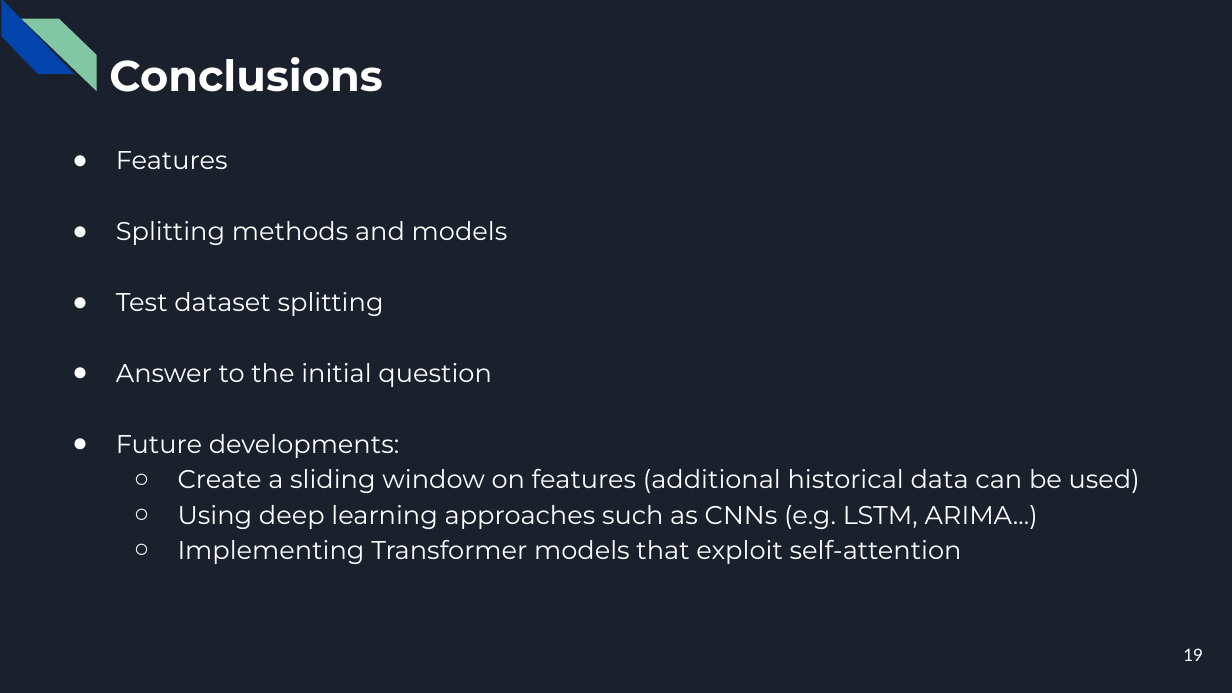
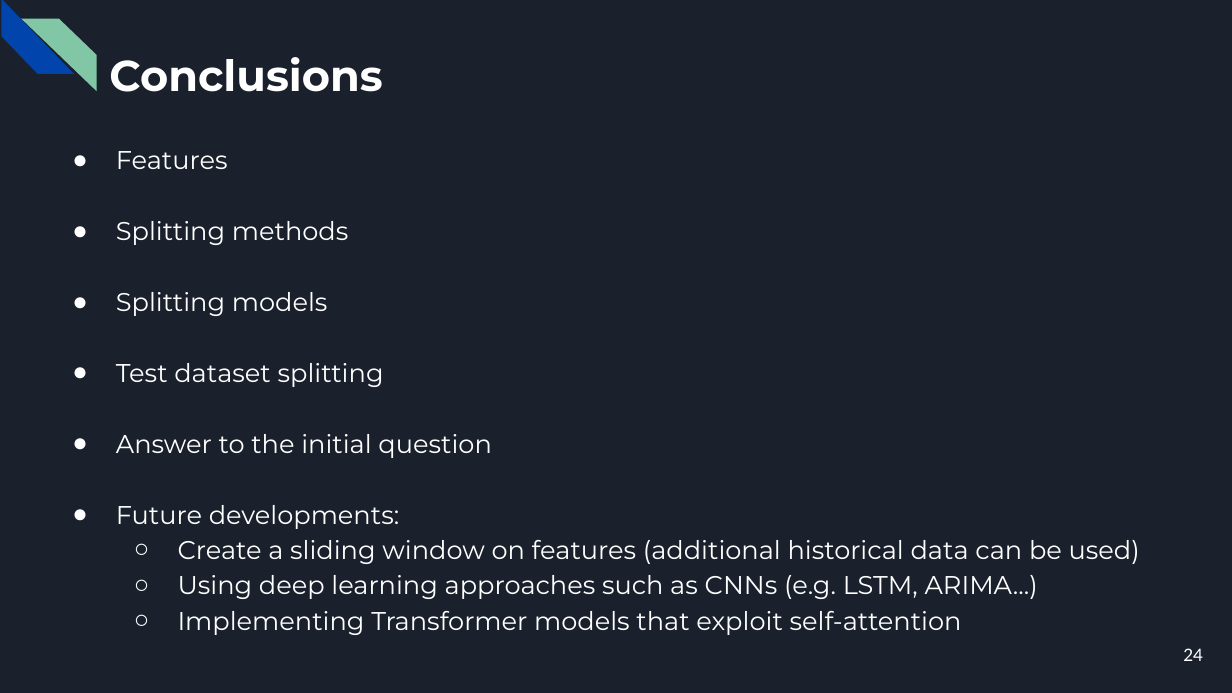
Before and after one commit to CorsiDanilo/bitcoin-price-prediction-with-pyspark, a slide deck: slide 24 of presentation/presentation.pptx (slide 19 before the commit). Drawn at 1232x693 pixels with LibreOffice and Linux fonts; fonts in the diff are those of the drawing. Boxes give left, top, right and bottom in pixels: in the first picture for what was removed or moved away, otherwise in the second. Text is boxed around its words. In the diff, an @@ line names an element or a change of style, - is before the commit and + after.

```diff
--- a/presentation/presentation.pptx
+++ b/presentation/presentation.pptx
@@ text at bbox=[116, 221, 349, 316]: text changed @@
-● Splitting methods and models
+● Splitting methods
+● Splitting models
@@ page number at bbox=[1183, 648, 1203, 661]: text changed @@
-19
+24
```
Also in this commit, not shown: 13 other slides changed, 5 slides added.
